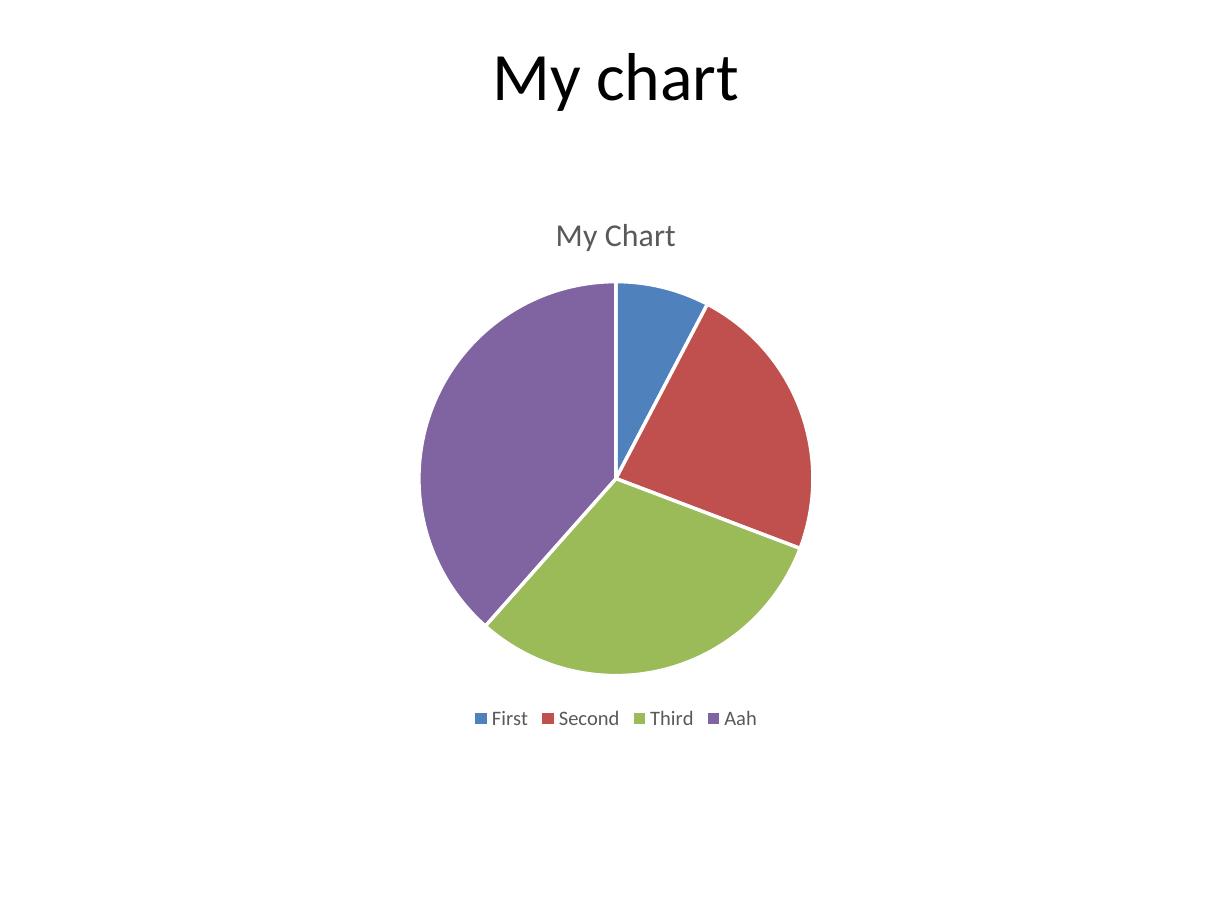
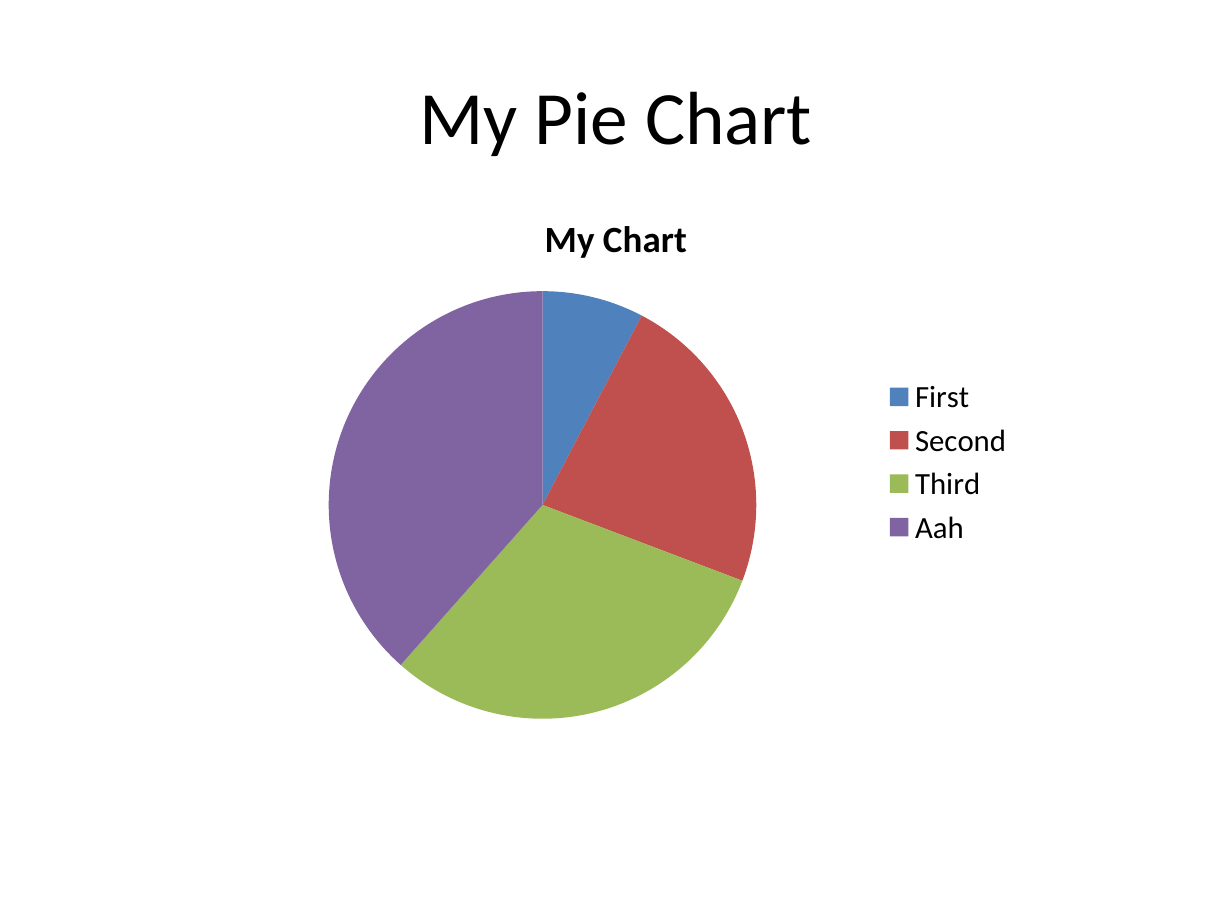
Before and after one commit to hintonandrew510/wizardfrontend, a slide deck: slide 1 of mavenprojectSCR/pie-chart-demo-output.pptx. Drawn at 1232x924 pixels with LibreOffice and Linux fonts; fonts in the diff are those of the drawing. Boxes give left, top, right and bottom in pixels: in the first picture for what was removed or moved away, otherwise in the second. Text is boxed around its words. In the diff, an @@ line names an element or a change of style, - is before the commit and + after.

```diff
--- a/mavenprojectSCR/pie-chart-demo-output.pptx
+++ b/mavenprojectSCR/pie-chart-demo-output.pptx
@@ title at (419, 91, 812, 156): text changed; size 39.6 to 44 pt @@
-My chart
+My Pie Chart
@@ pie chart at (206, 188, 1027, 736) @@
@@ legend changed @@
@@ lettering changed @@
```
Also in this commit, not shown: 1 other slide changed, 7 other files.
